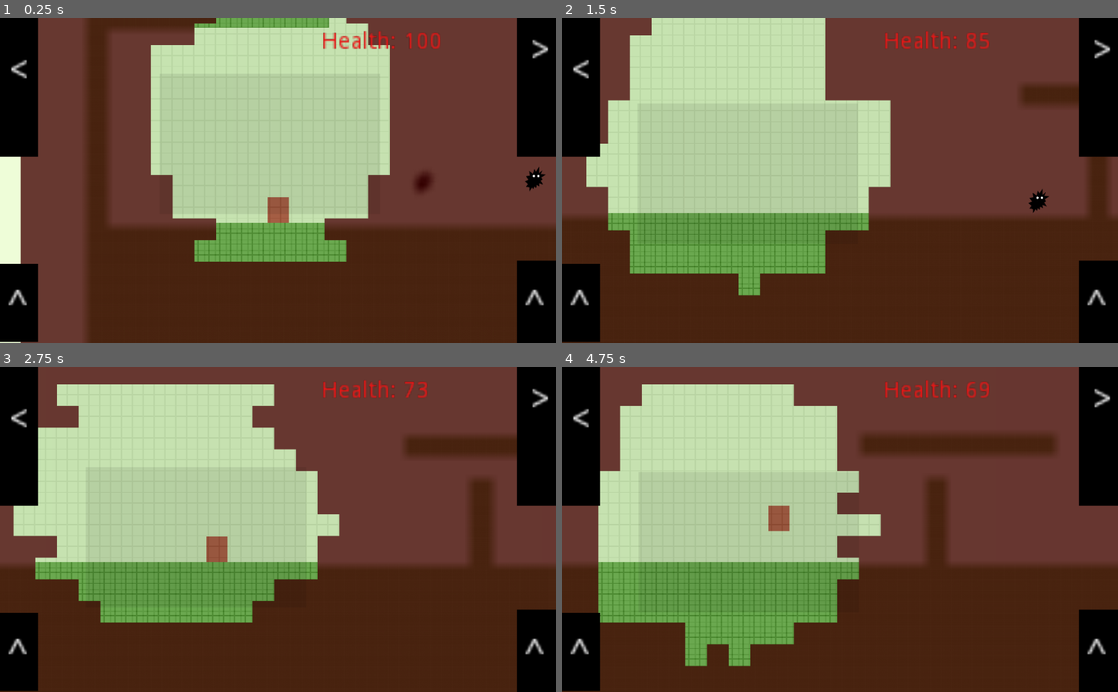
Above: before the commit, frames 1-4 (two rows, left to right).
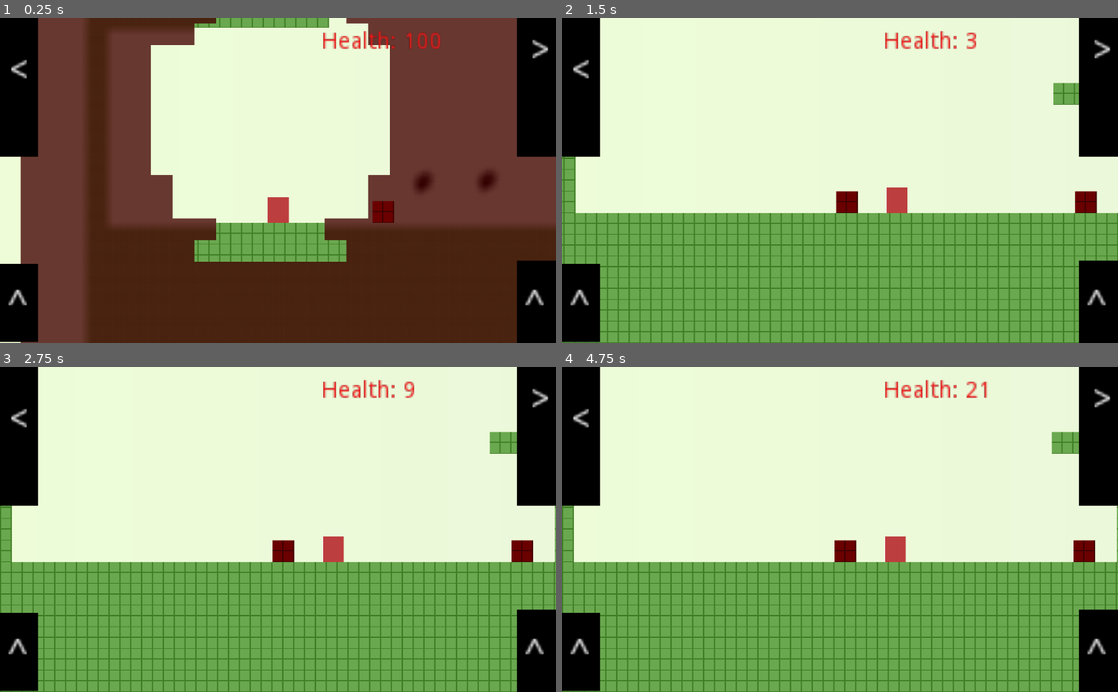
Above: after the commit, the same moments.

Repository: glitchcore/comfort
Game: Godot game, scene res://Scenes/BaseLevel.tscn
Two runs of this game, one before a commit and one after it. Both use one fixed random seed, a clock stepped at 60 frames per second and the inputs below.
Inputs:
- Up to frame 1 (0.25 s): no input
- Up to frame 2 (1.5 s): hold Right (ui_right) from 0.53 s (still down); tap Space (jump) at 0.77 s
- Up to frame 3 (2.75 s): tap Space (jump) at 1.52 s; release Right (ui_right) at 2.03 s; hold Left (ui_left) from 2.03 s (still down)
- Up to frame 4 (4.75 s): release Left (ui_left) at 2.78 s; hold Right (ui_right) 2.78-4.28 s; tap Space (jump) at 3.02, 3.77, 4.52 s; hold Left (ui_left) from 4.28 s (still down)

The runs differ from the first frame. In frame 1, 24% of the frame differs, in the area x 27-99%, y 0-64%; in frame 2, 84%; in frame 3, 85%, in the area x 0-100%, y 0-100%; in frame 4, 83%.

Commit message:
connect enemies

Diff:
--- a/Actors/Enemy.gd
+++ b/Actors/Enemy.gd
@@ -2,7 +2,7 @@
 
 const ENEMY_WALLS = 3 # from 2D physics settings
 
-const DAMAGE_LEVEL = 10
+const DAMAGE_LEVEL = 50
 onready var player_data = get_node("/root/BaseLevel/PlayerData")
 onready var player = get_node("/root/BaseLevel/Player")
 
@@ -13,6 +13,7 @@
 var out_of_comfort = false
 
 func _ready() -> void:
+	player.connect("is_comfort", self, "_on_Player_is_comfort")
 	pass # Replace with function body.
 
 # Called every frame. 'delta' is the elapsed time since the previous frame.
--- a/Scenes/BaseLevel.tscn
+++ b/Scenes/BaseLevel.tscn
@@ -119,6 +119,7 @@
 position = Vector2( -128, 112 )
 
 [node name="SpaceWall" type="TileMap" parent="."]
+visible = false
 modulate = Color( 1, 1, 1, 0.298039 )
 position = Vector2( -128, 112 )
 tile_set = ExtResource( 9 )
@@ -136,9 +137,10 @@
 collision_layer = 8
 collision_mask = 0
 format = 1
-tile_data = PoolIntArray( -131064, 0, 0, -131054, 0, 0 )
+tile_data = PoolIntArray( -2162675, 0, 0, -2162664, 0, 0, -131064, 0, 0, -131054, 0, 0 )
 
 [node name="SpaceDetector" parent="." instance=ExtResource( 3 )]
+visible = false
 modulate = Color( 0.423529, 0.109804, 0.109804, 1 )
 position = Vector2( 323, -1450 )
 
@@ -156,7 +158,6 @@
 position = Vector2( 407, -235 )
 shape = SubResource( 6 )
 
-[connection signal="is_comfort" from="Player" to="Enemies/Enemy" method="_on_Player_is_comfort"]
 [connection signal="damaged" from="PlayerData" to="ui/GameData" method="update_interface"]
 [connection signal="killed" from="PlayerData" to="Player" method="_on_PlayerData_killed"]
 [connection signal="body_exited" from="GameAreas/StartArea" to="ui/Tutorial" method="_on_StartArea_body_exited"]
